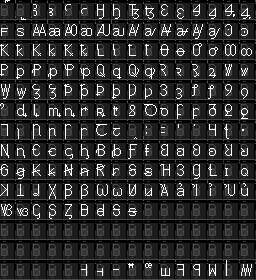
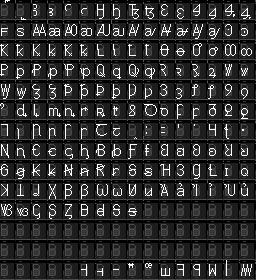
Comparing the layer stacks of the two 256px x 280px images. Changes:
painted on "Glyphs" over left=0, top=48, right=87, bottom=196
